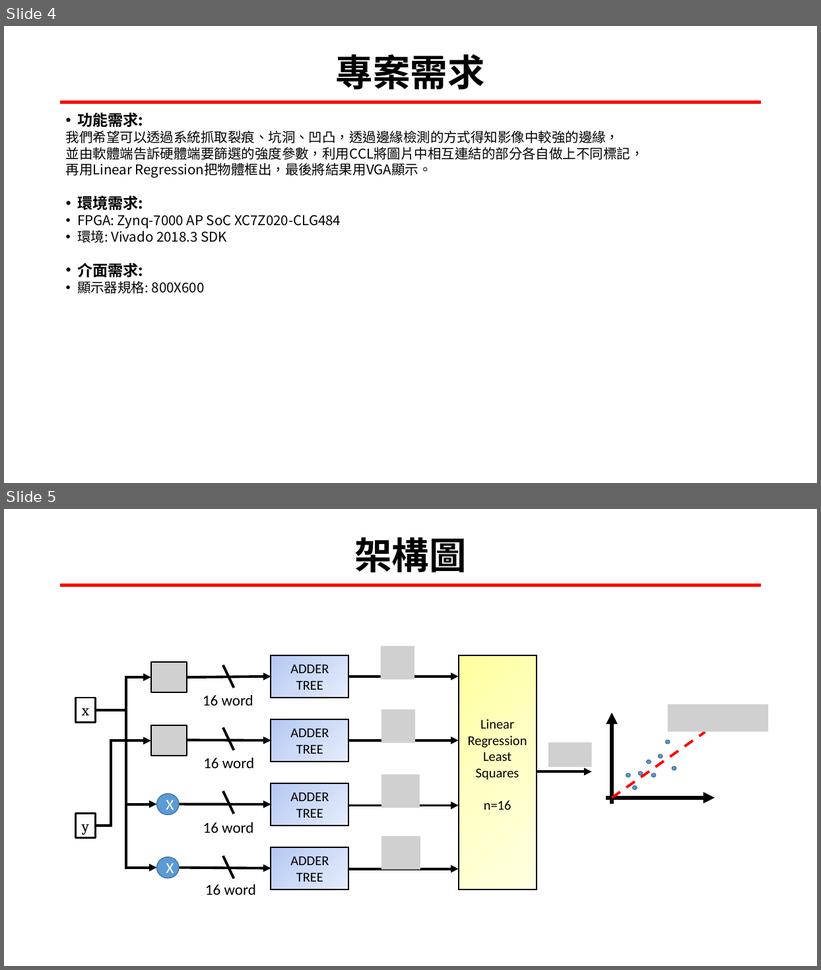
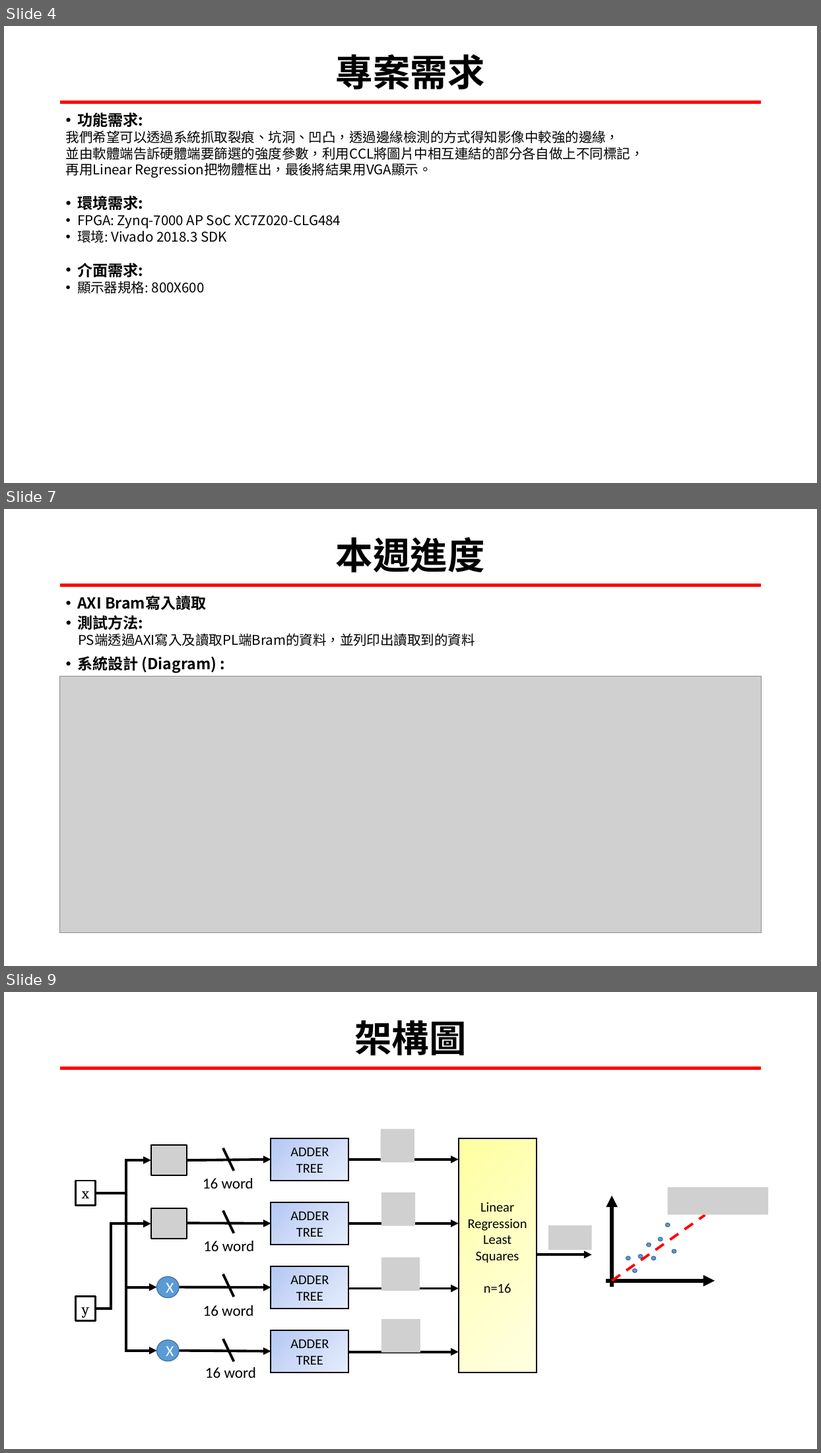
Before and after one commit to LIAO-YANXIANG/SYSTEM-ON-CHIP-DESIGN, a slide deck: DevelopmentLog/表面異物檢測實現於SoC.pptx. Shown one above the other, each under a label of ours: slides 4 and 5 before the commit, slides 4, 7 and 9 after it; the slides between them are not shown. The pictures are 821x970 and 821x1453 pixels, drawn with LibreOffice and Linux fonts; fonts in the diff are those of the drawing; grey boxes stand for pictures. Boxes give left, top, right and bottom in pixels: in the first picture for what was removed or moved away, otherwise in the second. Text is boxed around its words. In the diff, an @@ line names an element or a change of style, - is before the commit and + after.

Commit message:
2022/05/20 ~ 2022/05/27 1. AXI BRAM 使用 2. VGA 設計

```diff
--- a/DevelopmentLog/表面異物檢測實現於SoC.pptx
+++ b/DevelopmentLog/表面異物檢測實現於SoC.pptx
@@ slide 7 added at [4,509,817,966], background #FFFFFF; not listed: 1 template element that a slide beside it also shows @@
@@ title added at [336,537,485,572], 44 pt, text #000000, bold @@
+本週進度
@@ text added at [77,595,206,610], 18 pt, text #000000, bold @@
+• AXI Bram寫入讀取
@@ text added at [77,615,475,646], 16 pt, text #000000 @@
+• 測試方法:
+PS端透過AXI寫入及讀取PL端Bram的資料，並列印出讀取到的資料
@@ text added at [77,656,217,673], 18 pt, text #000000, bold @@
+• 系統設計 (Diagram) :
@@ picture added at [60,677,762,933] @@
@@ what was slide 5 is now slide 9 @@
```
Also in this commit, not shown: 2 slides changed, 3 other slides added, 1 other file.
